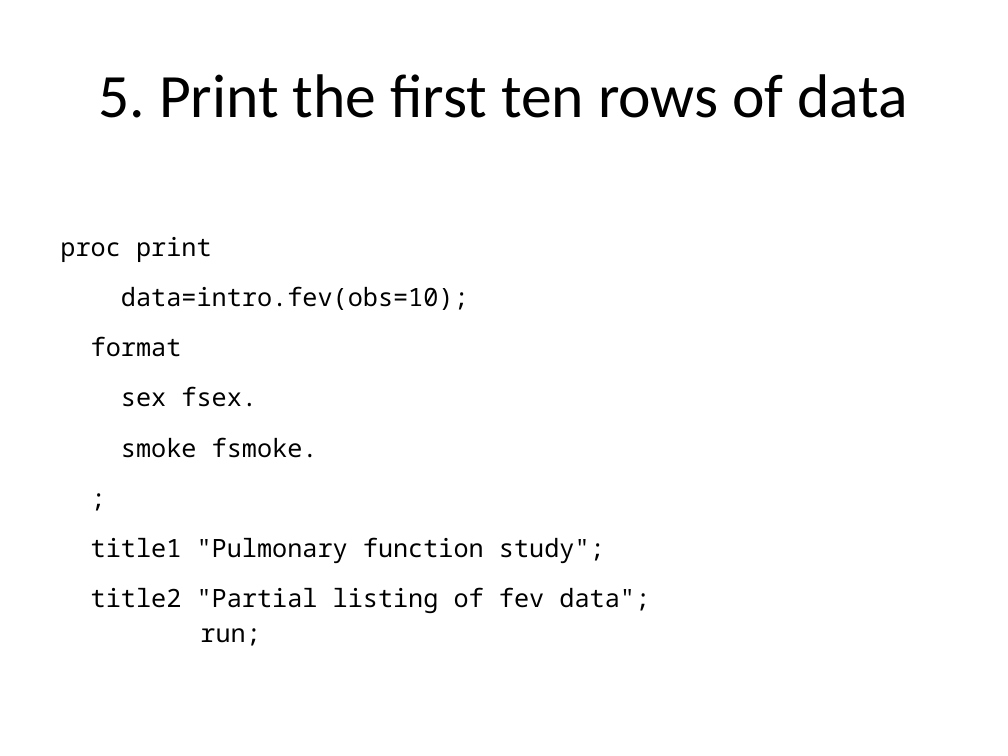
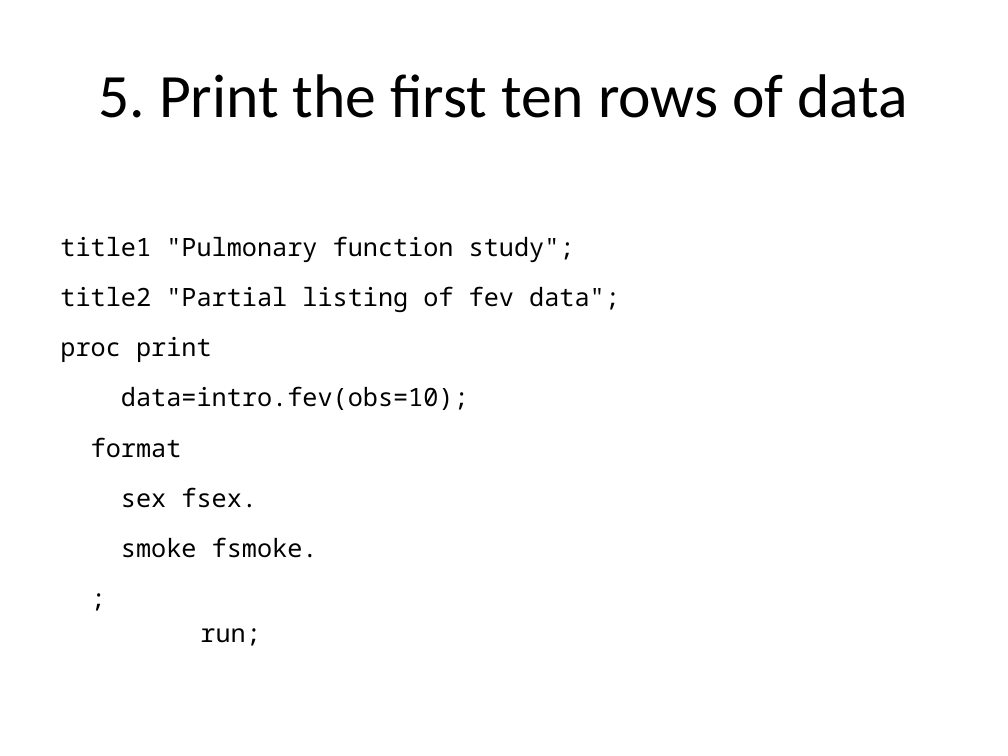
Before and after one commit to pmean/introduction-to-SAS, a slide deck: slide 8 of basics3/src/lecture03.pptx. Drawn at 1008x756 pixels with LibreOffice and Linux fonts; fonts in the diff are those of the drawing. Boxes give left, top, right and bottom in pixels: in the first picture for what was removed or moved away, otherwise in the second. Text is boxed around its words. In the diff, an @@ line names an element or a change of style, - is before the commit and + after.

```diff
--- a/basics3/src/lecture03.pptx
+++ b/basics3/src/lecture03.pptx
@@ text at box(60, 236, 620, 646): text changed @@
-proc print
-data=intro.fev(obs=10);
-format
-sex fsex.
-smoke fsmoke.
-;
-title1 "Pulmonary function study";
-title2 "Partial listing of fev data";
-run;
+title1 "Pulmonary function study";
+title2 "Partial listing of fev data";
+proc print
+data=intro.fev(obs=10);
+format
+sex fsex.
+smoke fsmoke.
+;
+run;
```
Also in this commit, not shown: 11 other slides changed, 8 slides added, 5 slides removed, 17 other files.
